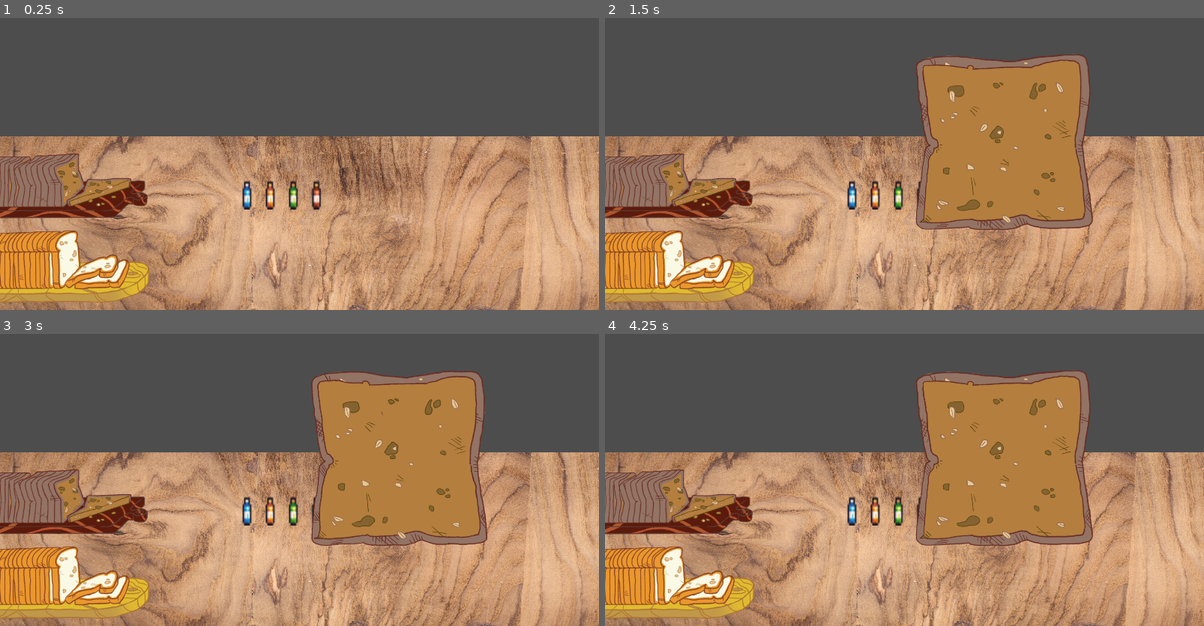
Above: before the commit, frames 1-4 (two rows, left to right).
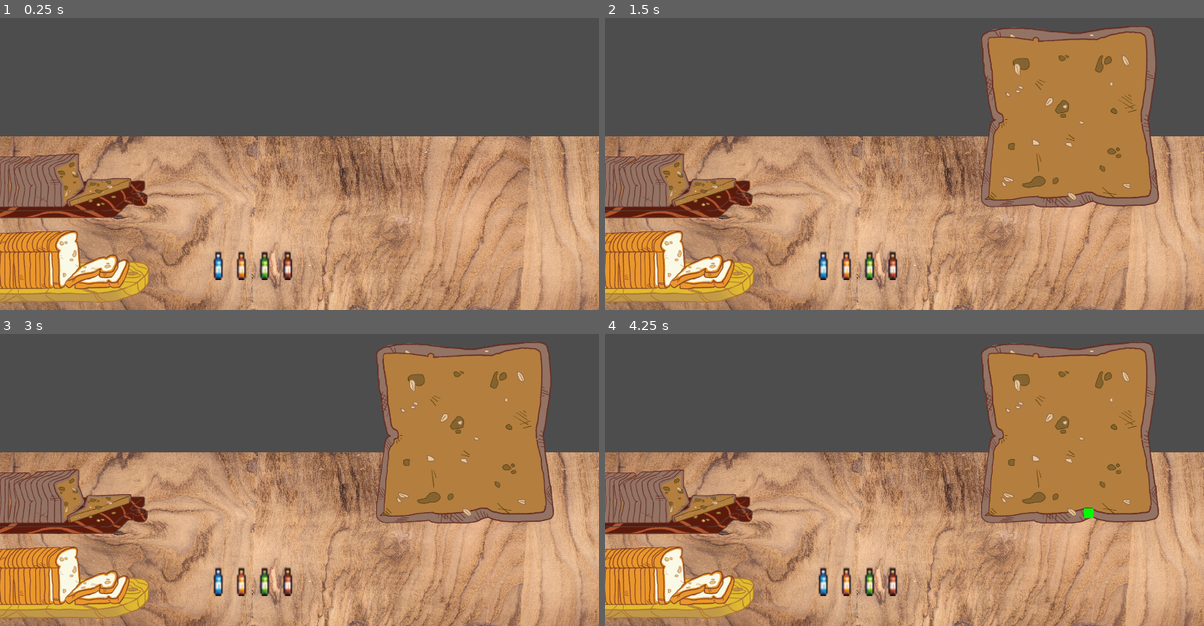
Above: after the commit, the same moments.

Repository: vitames404/Minimum-Wage-Spreader
Game: Godot game, scene res://cena.tscn
Two runs of this game, one before a commit and one after it. Both use one fixed random seed, a clock stepped at 60 frames per second and the inputs below.
Inputs (mouse positions are in pixels of both pictures, inside the frame that each line leads up to):
- Up to frame 1 (0.25 s): no input
- Up to frame 2 (1.5 s): move the mouse to (676, 266) at 0.52 s; click (676, 266) at 0.67 s; move the mouse to (676, 184) at 1.27 s; click (676, 184) at 1.42 s
- Up to frame 3 (3 s): move the mouse to (281, 509) at 2.02 s; click (281, 509) at 2.17 s; move the mouse to (269, 523) at 2.77 s; click (269, 523) at 2.92 s
- Up to frame 4 (4.25 s): move the mouse to (1084, 509) at 3.52 s; click (1084, 509) at 3.67 s

The runs differ from the first frame. In frame 1, 1.1% of the frame differs, in the area x 35-54%, y 55-90%; in frame 2, 20%; in frame 3, 20%; in frame 4, 20%, in the area x 35-93%, y 2-90%.

Commit message:
Added the spread mechanic

Diff:
--- a/Scripts/Bread.gd
+++ b/Scripts/Bread.gd
@@ -1,15 +1,39 @@
-extends Sprite2D
+extends Area2D
 
-var newTexture1 : Texture = preload("res://Sprites/paes/white_bread_1.png")
-var newTexture2 : Texture = preload("res://Sprites/paes/integral_bread_1.png")
+var drawing_points = []
+var drawing = false
+var mouse_inside = false
 
-# Called when the node enters the scene tree for the first time.
+var shape_size
+
 func _ready():
-	if(Global.whatBread == 1):
-		set_sprite_texture(newTexture1)
-	else:
-		set_sprite_texture(newTexture2)
+	var bread = get_tree().get_root().get_child(0).get_node("Bread")
 
-func set_sprite_texture(texture: Texture) -> void:
-	# Set the sprite's texture
-	self.texture = texture
+func _draw():
+	for point in drawing_points:
+		draw_rect(point, Color.GREEN, 1.0)
+
+func _input(event):
+	if event is InputEventMouseButton and mouse_inside:
+		var local_pos = to_local(event.position)
+		if mouse_inside:
+			if event.pressed:
+				drawing = true
+				if local_pos not in drawing_points:
+					drawing_points.append(Rect2(local_pos.x, local_pos.y, 30, 30))
+			elif event.button_index == MOUSE_BUTTON_LEFT:
+				drawing = false
+
+func _process(delta):
+	if drawing:
+		var local_pos = to_local(get_viewport().get_mouse_position())
+		if local_pos not in drawing_points:
+			drawing_points.append(Rect2(local_pos.x, local_pos.y, 30, 30)) # 10, 10 é o tamanho do desenho
+		queue_redraw()
+
+func _on_mouse_entered():
+	mouse_inside = true
+
+func _on_mouse_exited():
+	mouse_inside = false
+	drawing = false
--- /dev/null
+++ b/Scripts/BreadDrawing.gd
@@ -0,0 +1,10 @@
+extends Control
+
+# Called when the node enters the scene tree for the first time.
+func _ready():
+	pass # Replace with function body.
+
+
+# Called every frame. 'delta' is the elapsed time since the previous frame.
+func _process(delta):
+	pass
--- /dev/null
+++ b/Scripts/BreadTextureChanger.gd
@@ -0,0 +1,15 @@
+extends Sprite2D
+
+var newTexture1 : Texture = preload("res://Sprites/paes/white_bread_1.png")
+var newTexture2 : Texture = preload("res://Sprites/paes/integral_bread_1.png")
+
+# Called when the node enters the scene tree for the first time.
+func _ready():
+	if(Global.whatBread == 1):
+		set_sprite_texture(newTexture1)
+	else:
+		set_sprite_texture(newTexture2)
+
+func set_sprite_texture(texture: Texture) -> void:
+	# Set the sprite's texture
+	self.texture = texture
--- /dev/null
+++ b/Scripts/ControlBread.gd
@@ -0,0 +1,27 @@
+extends Control
+
+var brush_size = 30
+var brush_color = Color.BLACK
+var strokes = []  # Array to store stroke data
+
+func _input(event):
+	if event is InputEventMouseButton:
+		if event.button_index == MOUSE_BUTTON_LEFT:
+			if event.pressed:
+				_start_drawing(event.position)
+			else:
+				_stop_drawing()
+
+func _draw():
+	for stroke in strokes:
+		for i in range(1, len(stroke)):
+			draw_circle(stroke[i - 1], stroke[i], brush_color)
+	queue_redraw()
+
+func _start_drawing(pos):
+	strokes.append([pos])
+
+func _stop_drawing():
+	if len(strokes) > 0:
+		strokes[-1].append(get_local_mouse_position())
+		print(get_local_mouse_position())
--- a/Scripts/IntegralBread.gd
+++ b/Scripts/IntegralBread.gd
@@ -1,7 +1,6 @@
 extends Sprite2D
 
 @onready var bread = preload("res://bread.tscn")
-@onready var integral_bread = preload("res://integral_bread.tscn")
 
 # Called when the node enters the scene tree for the first time.
 func _ready():
@@ -21,7 +20,7 @@
 				check_bread.free()
 
 			# Instancia o novo objeto da cena do pão
-			var current_bread = integral_bread.instantiate()
+			var current_bread = bread.instantiate()
 			current_bread.name = "bread"
 			print("you choose bread: 2")
 
--- a/Scripts/IntegralBreadBag.gd
+++ b/Scripts/IntegralBreadBag.gd
@@ -1,7 +1,6 @@
 extends Area2D
 
 @onready var bread = preload("res://bread.tscn")
-@onready var integral_bread = preload("res://integral_bread.tscn")
 
 # Called when the node enters the scene tree for the first time.
 func _ready():
@@ -21,12 +20,12 @@
 					check_bread.free()
 
 				# Instancia o novo objeto da cena do pão
-				var current_bread = integral_bread.instantiate()
+				var current_bread = bread.instantiate()
 				current_bread.name = "bread"
 				print("you choose bread: 1")
 
 				# Define a posição global do objeto com base na posição do mouse
-				current_bread.global_position =  Vector2(1280,540)
+				current_bread.global_position =  Vector2(1280,240)
 
 				# Adiciona o novo objeto como filho da cena principal
 				main_scene.add_child(current_bread)
--- a/Scripts/WhiteBreadBag.gd
+++ b/Scripts/WhiteBreadBag.gd
@@ -1,7 +1,6 @@
 extends Area2D
 
 @onready var bread = preload("res://bread.tscn")
-@onready var white_bread = preload("res://white_bread.tscn")
 
 # Called when the node enters the scene tree for the first time.
 func _ready():
@@ -21,12 +20,12 @@
 					check_bread.free()
 
 				# Instancia o novo objeto da cena do pão
-				var current_bread = white_bread.instantiate()
+				var current_bread = bread.instantiate()
 				current_bread.name = "bread"
 				print("you choose bread: 1")
 
 				# Define a posição global do objeto com base na posição do mouse
-				current_bread.global_position =  Vector2(1280,540)
+				current_bread.global_position =  Vector2(1280,240)
 
 				# Adiciona o novo objeto como filho da cena principal
 				main_scene.add_child(current_bread)
--- a/bread.tscn
+++ b/bread.tscn
@@ -1,11 +1,26 @@
-[gd_scene load_steps=3 format=3 uid="uid://c7fxopdkruqri"]
+[gd_scene load_steps=5 format=3 uid="uid://c7fxopdkruqri"]
 
 [ext_resource type="Texture2D" uid="uid://ctf517vxqppsj" path="res://Sprites/paes/white_bread_1.png" id="1_gibqg"]
 [ext_resource type="Script" path="res://Scripts/Bread.gd" id="2_ewavx"]
+[ext_resource type="Script" path="res://Scripts/BreadTextureChanger.gd" id="2_wclgu"]
+
+[sub_resource type="RectangleShape2D" id="RectangleShape2D_7fg32"]
+size = Vector2(384.46, 463.838)
 
 [node name="Bread" type="Node2D"]
 
 [node name="Sprite2D" type="Sprite2D" parent="."]
-scale = Vector2(0.281034, 0.288801)
+position = Vector2(210.25, 218.296)
+scale = Vector2(1.00603, 1.03384)
 texture = ExtResource("1_gibqg")
+script = ExtResource("2_wclgu")
+
+[node name="Area2D" type="Area2D" parent="Sprite2D"]
 script = ExtResource("2_ewavx")
+
+[node name="CollisionShape2D" type="CollisionShape2D" parent="Sprite2D/Area2D"]
+position = Vector2(1.35287, 15.415)
+shape = SubResource("RectangleShape2D_7fg32")
+
+[connection signal="mouse_entered" from="Sprite2D/Area2D" to="Sprite2D/Area2D" method="_on_mouse_entered"]
+[connection signal="mouse_exited" from="Sprite2D/Area2D" to="Sprite2D/Area2D" method="_on_mouse_exited"]
--- a/cena.tscn
+++ b/cena.tscn
@@ -104,7 +104,7 @@
 shape = SubResource("RectangleShape2D_n35mm")
 
 [node name="PeanutButter" type="AnimatedSprite2D" parent="."]
-position = Vector2(903, 697)
+position = Vector2(811, 924)
 scale = Vector2(4.64063, 7.46874)
 sprite_frames = SubResource("SpriteFrames_ui1nw")
 
--- a/integral_bread.tscn
+++ /dev/null
@@ -1,25 +0,0 @@
-[gd_scene load_steps=4 format=3 uid="uid://b5bplji0y7mhp"]
-
-[ext_resource type="Texture2D" uid="uid://gpwaymfunfat" path="res://Sprites/paes/integral_bread_1.png" id="1_p1ss6"]
-[ext_resource type="Texture2D" uid="uid://curw3b2swd2cv" path="res://Sprites/paes/integral_bread_2.png" id="2_t18uw"]
-
-[sub_resource type="SpriteFrames" id="SpriteFrames_v8e2u"]
-animations = [{
-"frames": [{
-"duration": 1.0,
-"texture": ExtResource("1_p1ss6")
-}, {
-"duration": 1.0,
-"texture": ExtResource("2_t18uw")
-}],
-"loop": true,
-"name": &"default",
-"speed": 5.0
-}]
-
-[node name="integral bread" type="Node2D"]
-
-[node name="AnimatedSprite2D" type="AnimatedSprite2D" parent="."]
-sprite_frames = SubResource("SpriteFrames_v8e2u")
-autoplay = "default"
-frame_progress = 0.0640466
--- a/white_bread.tscn
+++ /dev/null
@@ -1,25 +0,0 @@
-[gd_scene load_steps=4 format=3 uid="uid://dtflhyg12f5lf"]
-
-[ext_resource type="Texture2D" uid="uid://ctf517vxqppsj" path="res://Sprites/paes/white_bread_1.png" id="1_s4nva"]
-[ext_resource type="Texture2D" uid="uid://c35lyh42pslc2" path="res://Sprites/paes/white_bread_2.png" id="2_8rn6j"]
-
-[sub_resource type="SpriteFrames" id="SpriteFrames_reyvh"]
-animations = [{
-"frames": [{
-"duration": 1.0,
-"texture": ExtResource("1_s4nva")
-}, {
-"duration": 1.0,
-"texture": ExtResource("2_8rn6j")
-}],
-"loop": true,
-"name": &"default",
-"speed": 5.0
-}]
-
-[node name="white bread" type="Node2D"]
-
-[node name="AnimatedSprite2D" type="AnimatedSprite2D" parent="."]
-sprite_frames = SubResource("SpriteFrames_reyvh")
-autoplay = "default"
-frame_progress = 0.0663693
Not shown, added: Sprites/faca/faca1.png.import
Not shown, added: Sprites/faca/faca2.png.import
